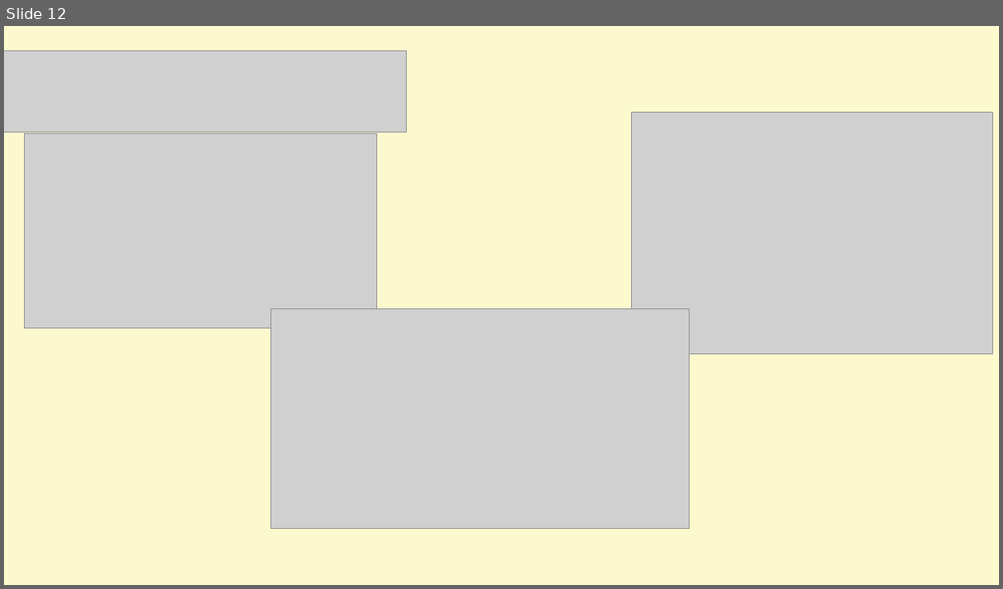
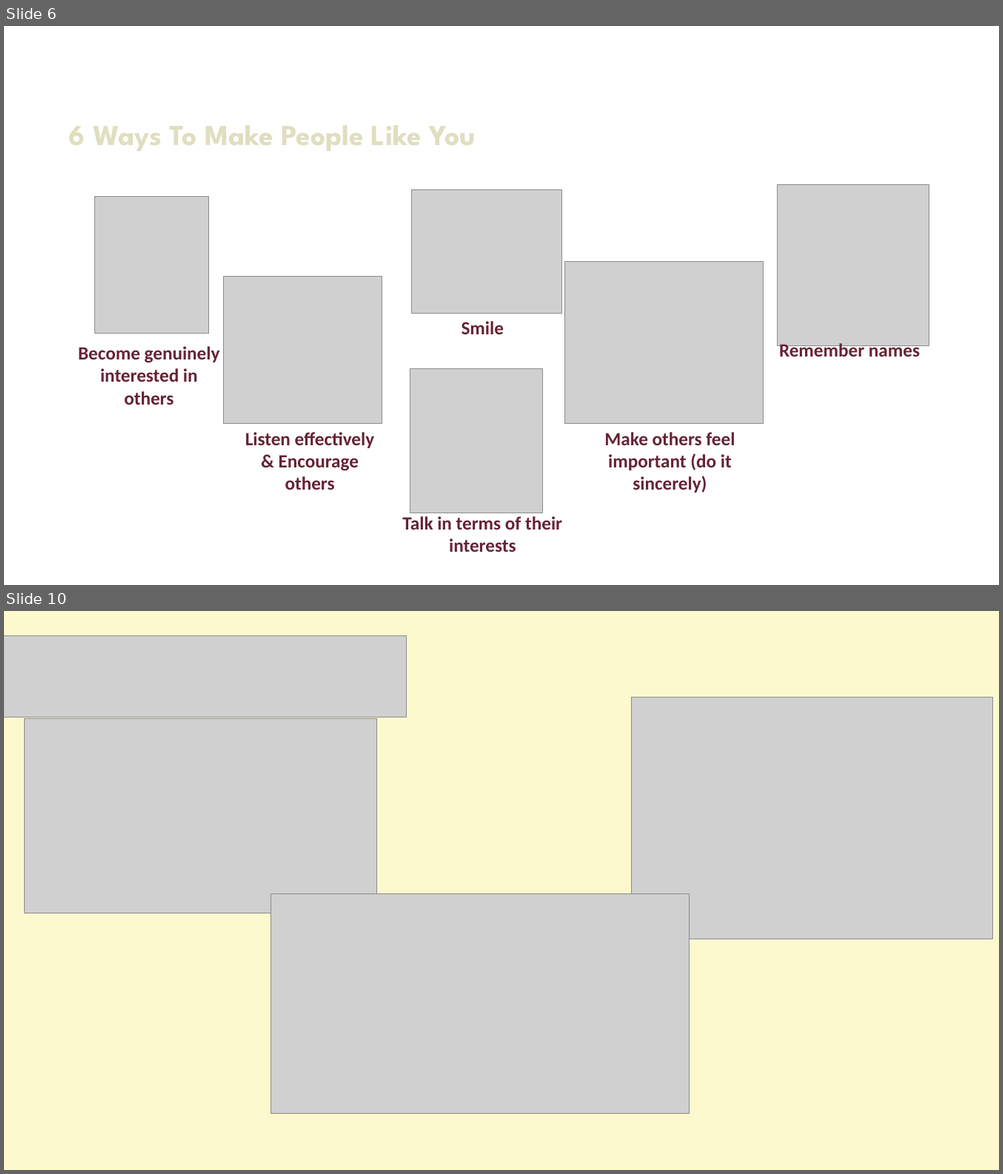
Before and after one commit to MariamNesiem/Soft-Skills, a slide deck: How to win friends and influnce people/Presentation.pptx. Shown one above the other, each under a label of ours: slide 12 before the commit, slides 6 and 10 after it; the slides between them are not shown. The pictures are 1003x589 and 1003x1174 pixels, drawn with LibreOffice and Linux fonts; fonts in the diff are those of the drawing; grey boxes stand for pictures; background and template pictures are left out. Boxes give left, top, right and bottom in pixels: in the first picture for what was removed or moved away, otherwise in the second. Text is boxed around its words. In the diff, an @@ line names an element or a change of style, - is before the commit and + after.

```diff
--- a/How to win friends and influnce people/Presentation.pptx
+++ b/How to win friends and influnce people/Presentation.pptx
@@ slide 6 added at (4, 26, 999, 585), background picture (left out) @@
@@ text added at (69, 125, 475, 151), 28 pt, text #DFDEBF, bold @@
+6 Ways To Make People Like You
@@ picture added at (95, 196, 209, 333) @@
@@ picture added at (412, 190, 561, 314) @@
@@ picture added at (777, 185, 929, 347) @@
@@ picture added at (565, 262, 762, 424) @@
@@ picture added at (223, 277, 381, 424) @@
@@ text added at (461, 321, 504, 335), 18 pt, text #662333, bold @@
+Smile
@@ text added at (78, 346, 220, 405), 18 pt, text #662333, bold @@
+Become genuinely interested in others
@@ text added at (779, 343, 919, 361), 18 pt, text #662333, bold @@
+Remember names
@@ picture added at (410, 369, 542, 514) @@
@@ text added at (245, 432, 375, 490), 18 pt, text #662333, bold @@
+Listen effectively & Encourage others
@@ text added at (604, 432, 734, 493), 18 pt, text #662333, bold @@
+Make others feel important (do it sincerely)
@@ text added at (402, 517, 562, 552), 18 pt, text #662333, bold @@
+Talk in terms of their interests
@@ what was slide 12 is now slide 10 @@
```
Also in this commit, not shown: 1 slide changed, 6 other slides added, 9 slides removed.
